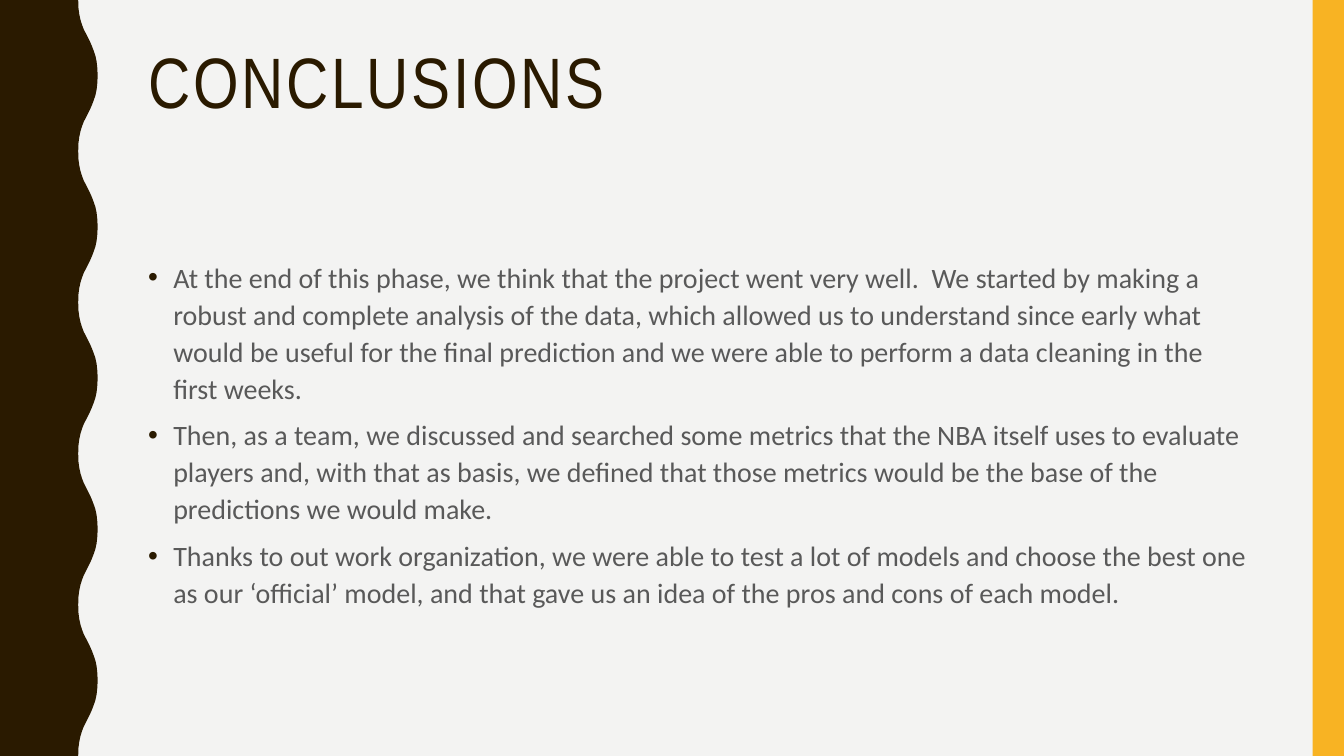
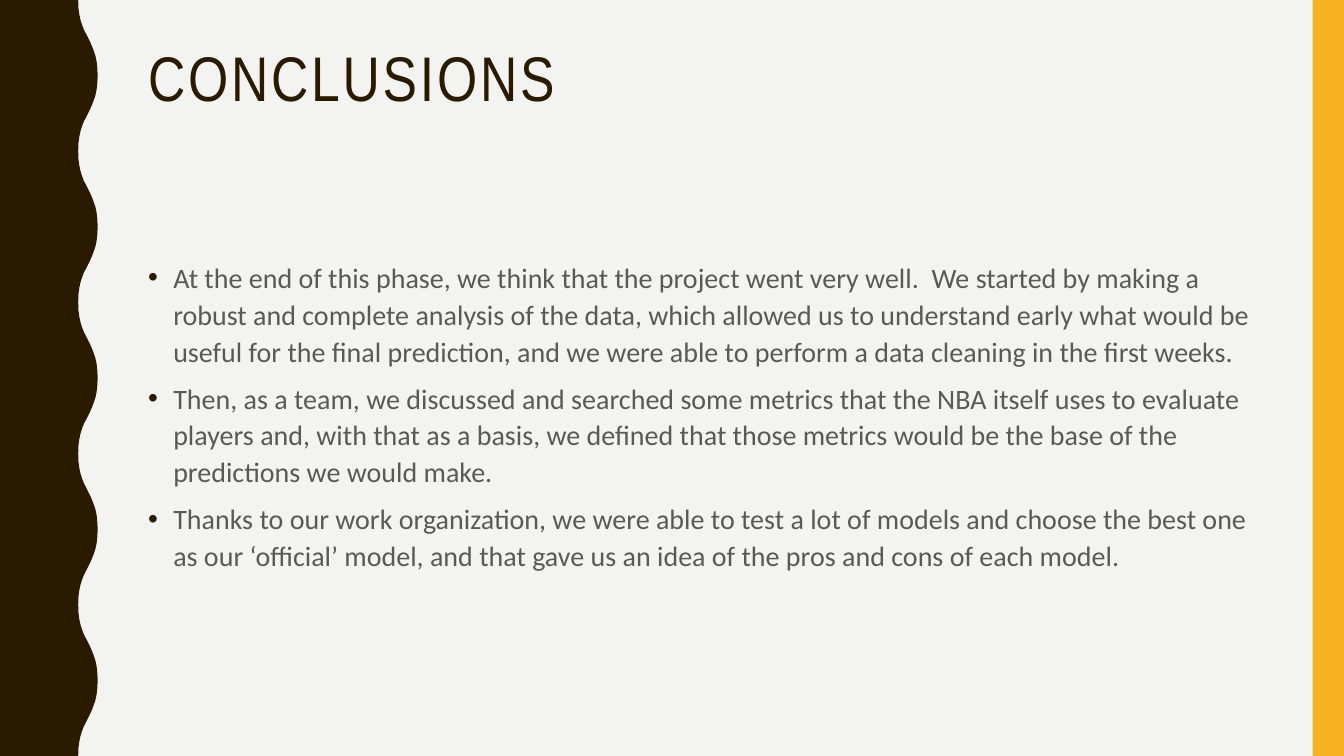
Before and after one commit to afs202005277/AC, a slide deck: slide 13 of ppt projeto.pptx. Drawn at 1344x756 pixels with LibreOffice and Linux fonts; fonts in the diff are those of the drawing. Boxes give left, top, right and bottom in pixels: in the first picture for what was removed or moved away, otherwise in the second. Text is boxed around its words. In the diff, an @@ line names an element or a change of style, - is before the commit and + after.

```diff
--- a/ppt projeto.pptx
+++ b/ppt projeto.pptx
@@ title "CONCLUSIONS" at (148,57,554,102): size 51 to 45 pt @@
@@ text at (173,268,1249,571): text changed @@
-• At the end of this phase, we think that the project went very well. We started by making a robust and complete analysis of the data, which allowed us to understand since early what would be useful for the final prediction and we were able to perform a data cleaning in the first weeks.
-• Then, as a team, we discussed and searched some metrics that the NBA itself uses to evaluate players and, with that as basis, we defined that those metrics would be the base of the predictions we would make.
-• Thanks to out work organization, we were able to test a lot of models and choose the best one as our ‘official’ model, and that gave us an idea of the pros and cons of each model.
+• At the end of this phase, we think that the project went very well. We started by making a robust and complete analysis of the data, which allowed us to understand early what would be useful for the final prediction, and we were able to perform a data cleaning in the first weeks.
+• Then, as a team, we discussed and searched some metrics that the NBA itself uses to evaluate players and, with that as a basis, we defined that those metrics would be the base of the predictions we would make.
+• Thanks to our work organization, we were able to test a lot of models and choose the best one as our ‘official’ model, and that gave us an idea of the pros and cons of each model.
```
Also in this commit, not shown: 33 other slides changed.
